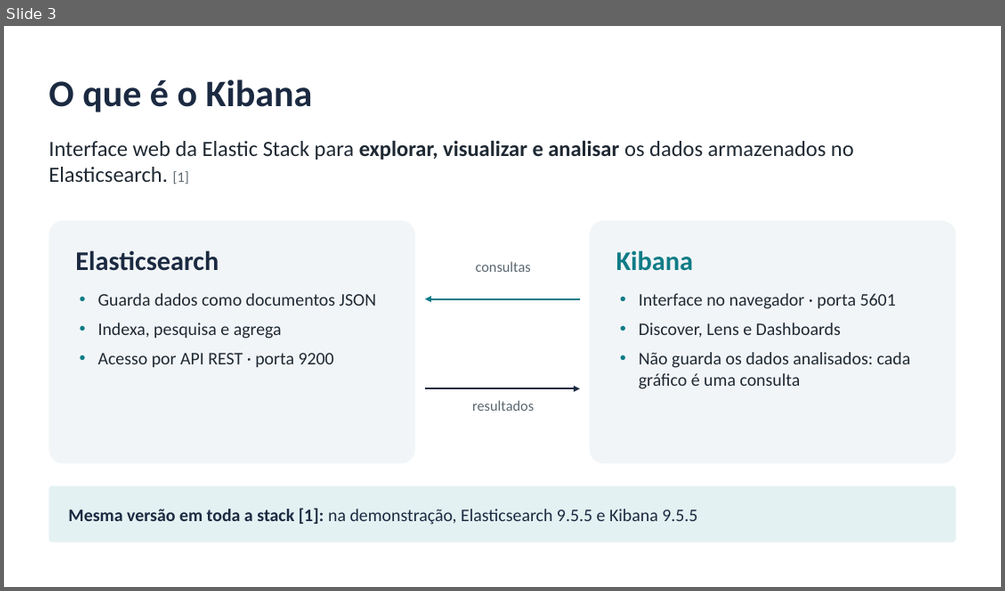
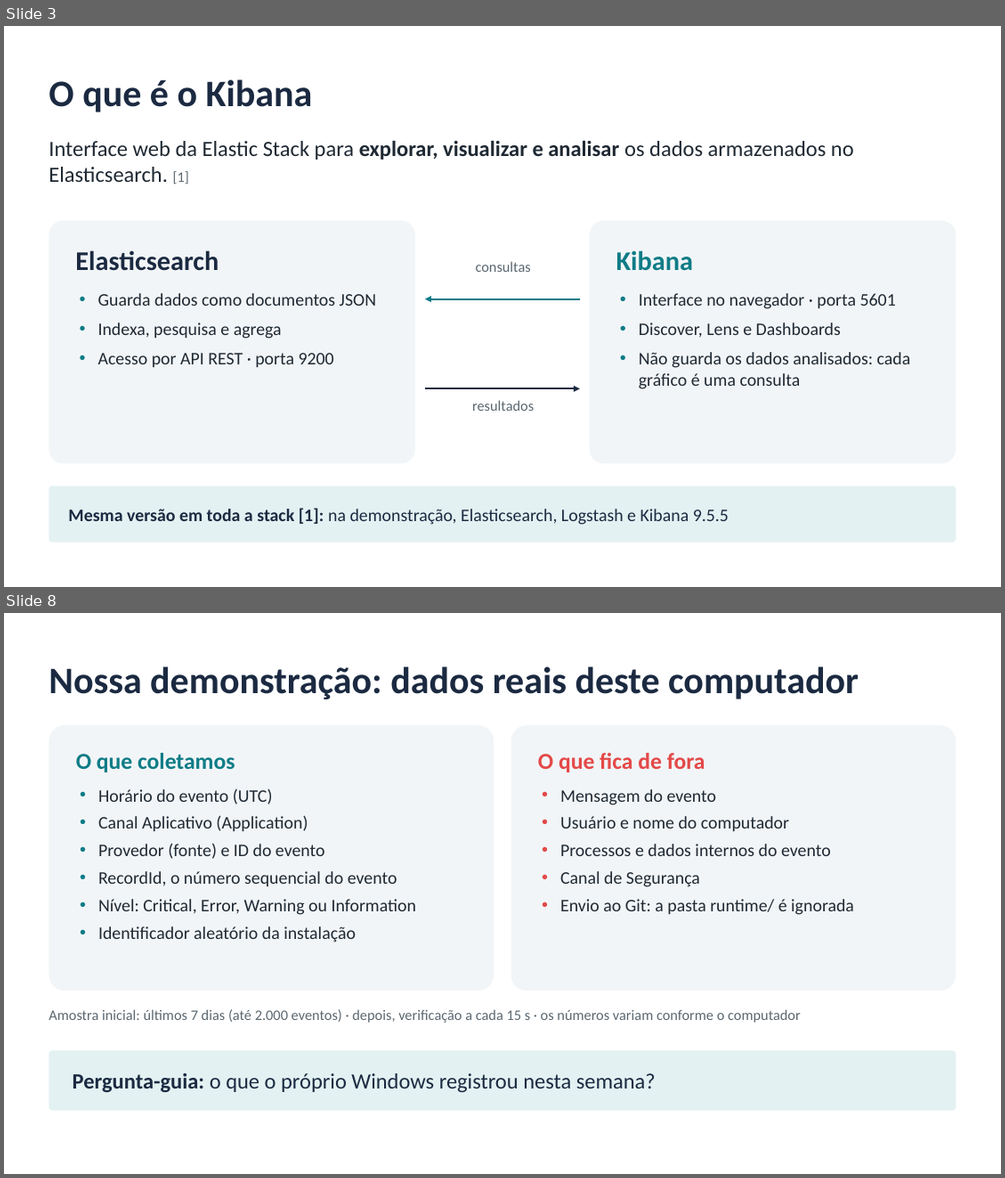
Before and after one commit to LuidyOn/Seminario_Kibana, a slide deck: slides/seminario_kibana.pptx. Shown one above the other, each under a label of ours: slide 3 before the commit, slides 3 and 8 after it; the slides between them are not shown. The pictures are 1005x591 and 1005x1178 pixels, drawn with LibreOffice and Linux fonts; fonts in the diff are those of the drawing. Boxes give left, top, right and bottom in pixels: in the first picture for what was removed or moved away, otherwise in the second. Text is boxed around its words. In the diff, an @@ line names an element or a change of style, - is before the commit and + after.

Commit message:
Atualiza documentação e slides para a demonstração com eventos reais
- README, conteúdo do seminário, roteiros e referências passam a
  descrever o fluxo Windows -> coletor -> Logstash -> Elasticsearch ->
  Kibana, com o que é e o que não é coletado
- Roteiro da demonstração com checklist de primeira validação no
  computador da apresentação, diagnóstico e contingência
- Apresentação regenerada: 12 slides editáveis, só com formas nativas,
  sem imagens nem dados reais

Os arquivos da demonstração anterior, com dados fictícios, permanecem
no repositório até a validação completa do novo fluxo.

```diff
--- a/slides/seminario_kibana.pptx
+++ b/slides/seminario_kibana.pptx
@@ slide 8 added at bbox=[4, 613, 1001, 1174], background #FFFFFF @@
@@ title added at bbox=[48, 666, 858, 699], 36 pt, text #1B2A41, bold @@
+Nossa demonstração: dados reais deste computador
@@ rounded rectangle added at bbox=[48, 725, 494, 990], fill #F2F5F7, 17 pt, text #1F2933 @@
+O que coletamos
+• Horário do evento (UTC)
+• Canal Aplicativo (Application)
+• Provedor (fonte) e ID do evento
+• RecordId, o número sequencial do evento
+• Nível: Critical, Error, Warning ou Information
+• Identificador aleatório da instalação
@@ rounded rectangle added at bbox=[511, 725, 956, 990], fill #F2F5F7, 17 pt, text #1F2933 @@
+O que fica de fora
+• Mensagem do evento
+• Usuário e nome do computador
+• Processos e dados internos do evento
+• Canal de Segurança
+• Envio ao Git: a pasta runtime/ é ignorada
@@ text added at bbox=[48, 1009, 801, 1022], 14 pt, text #5B6770 @@
+Amostra inicial: últimos 7 dias (até 2.000 eventos) · depois, verificação a cada 15 s · os números variam conforme o computador
@@ rounded rectangle added at bbox=[48, 1051, 956, 1111], fill #E3F1F2, 21 pt, text #1B2A41 @@
+Pergunta-guia: o que o próprio Windows registrou nesta semana?
@@ slide 3 changed as well @@
@@ text in rounded rectangle at bbox=[68, 507, 728, 524]: text changed @@
-Mesma versão em toda a stack [1]: na demonstração, Elasticsearch 9.5.5 e Kibana 9.5.5
+Mesma versão em toda a stack [1]: na demonstração, Elasticsearch, Logstash e Kibana 9.5.5
```
Also in this commit, not shown: 6 other slides changed, 4 other slides added, 5 slides removed, 6 other files.
